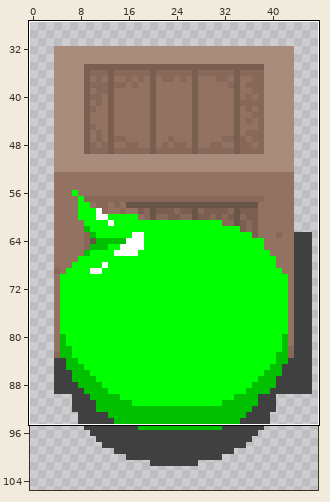
Two states of a sprite sheet, sprites/images/slime_icebox_up_0.png. The picture above shows the old version from afar; the outline marks the close-up.
Close-up. Earlier state:
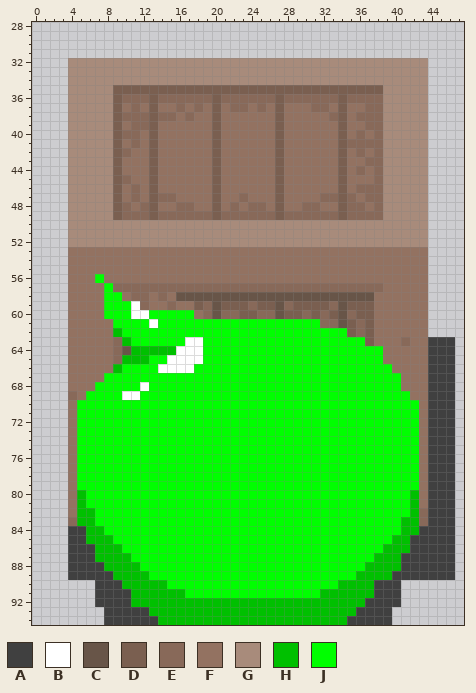
The file is 96x288 pixels, drawn in blocks of 2x2; one block is one cell here. Shown: x 0..47, y 28..94. The wide view leaves out empty margins.
Palette (. is transparent): A #404040  B #ffffff  C #685548  D #7a5f50  E #886959  F #937261  G #a88b7b  H #00c000  J #00ff00
Pixels before (only the part around the change), first column x 0:
28 ................................................
29 ................................................
30 ................................................
31 ................................................
32 ....GGGGGGGGGGGGGGGGGGGGGGGGGGGGGGGGGGGGGGGG....
33 ....GGGGGGGGGGGGGGGGGGGGGGGGGGGGGGGGGGGGGGGG....
34 ....GGGGGGGGGGGGGGGGGGGGGGGGGGGGGGGGGGGGGGGG....
35 ....GGGGGDDDDDDDDDDDDDDDDDDDDDDDDDDDDDDGGGGG....
36 ....GGGGGDEEEDEEEEEEDEEEEEEDEEEEEEDEEEEGGGGG....
37 ....GGGGGDFEFDFFEFEFDFEEFEFDFFFEEFDFFEEGGGGG....
38 ....GGGGGDEEEDEEFEFFDFFFFFFDFFFFFEDFEEEGGGGG....
39 ....GGGGGDFEEDFFFFFFDFFFFFFDFFFFFFDFFEEGGGGG....
40 ....GGGGGDEEFDFFFFFFDFFFFFFDFFFFFFDFEFEGGGGG....
41 ....GGGGGDFEFDFFFFFFDFFFFFFDFFFFFFDEEEEGGGGG....
42 ....GGGGGDEFFDFFFFFFDFFFFFFDFFFFFFDFEFEGGGGG....
43 ....GGGGGDFFFDFFFFFFDFFFFFFDFFFFFFDFFEEGGGGG....
44 ....GGGGGDFFFDFFFFFFDFFFFFFDFFFFFFDFEFEGGGGG....
45 ....GGGGGDEFFDFFFFFFDFFFFFFDFFFFFFDFFFEGGGGG....
46 ....GGGGGDFEFDFFFFFFDFFFFFFDFFFFFFDFEEEGGGGG....
47 ....GGGGGDFEFDEEFFFFDFFEFFFDFFFFEEDEFEEGGGGG....
48 ....GGGGGDEFEDFFEEFFDFEFEEFDFFEEFFDEEFEGGGGG....
49 ....GGGGGDEEEDEEEEEEDEEEEEEDEEEEEEDEEEEGGGGG....
50 ....GGGGGGGGGGGGGGGGGGGGGGGGGGGGGGGGGGGGGGGG....
51 ....GGGGGGGGGGGGGGGGGGGGGGGGGGGGGGGGGGGGGGGG....
52 ....GGGGGGGGGGGGGGGGGGGGGGGGGGGGGGGGGGGGGGGG....
53 ....FFFFFFFFFFFFFFFFFFFFFFFFFFFFFFFFFFFFFFFF....
54 ....FFFFFFFFFFFFFFFFFFFFFFFFFFFFFFFFFFFFFFFF....
55 ....FFFFFFFFFFFFFFFFFFFFFFFFFFFFFFFFFFFFFFFF....
56 ....FFFJFFFFFFFFFFFFFFFFFFFFFFFFFFFFFFFFFFFF....
57 ....FFFFJEEEEEEEEEEEEEEEEEEEEEEEEEEEEEEFFFFF....
58 ....FFFFJJFEEFEFCCCCCCCCCCCCCCCCCCCCCCFFFFFF....
59 ....FFFFJJJBEFFEFFDECDDDEDDCEDDDDECDDDFFFFFF....
60 ....FFFFJJJBBJJJJJFECEEDDEECDDEDEDCEDDFFFFFF....
61 ....FFFFFJJJJBJJJJJJJJJJJJJJJJJJEECDEDFFFFFF....
62 ....FFFFFHJJJJJJJJJJJJJJJJJJJJJJJJJDEDFFFFFF....
63 ....FFFFFEHJJJJJJBBJJJJJJJJJJJJJJJJJJDFFFEFFAAA.
64 ....FFFFFECHHHHHBBBJJJJJJJJJJJJJJJJJJJJFFFFFAAA.
65 ....FFFFFEHHHJJBBBBJJJJJJJJJJJJJJJJJJJJFFFFFAAA.
66 ....FFFFFHJJJJBBBBJJJJJJJJJJJJJJJJJJJJJJFFFFAAA.
67 ....FFFFJJJJJJJJJJJJJJJJJJJJJJJJJJJJJJJJJFFFAAA.
68 ....FFFJJJJJBJJJJJJJJJJJJJJJJJJJJJJJJJJJJFFFAAA.
69 ....EFJJJJBBJJJJJJJJJJJJJJJJJJJJJJJJJJJJJJFFAAA.
70 ....FJJJJJJJJJJJJJJJJJJJJJJJJJJJJJJJJJJJJJJFAAA.
71 ....FJJJJJJJJJJJJJJJJJJJJJJJJJJJJJJJJJJJJJJFAAA.
72 ....FJJJJJJJJJJJJJJJJJJJJJJJJJJJJJJJJJJJJJJFAAA.
73 ....FJJJJJJJJJJJJJJJJJJJJJJJJJJJJJJJJJJJJJJFAAA.
74 ....FJJJJJJJJJJJJJJJJJJJJJJJJJJJJJJJJJJJJJJFAAA.
75 ....FJJJJJJJJJJJJJJJJJJJJJJJJJJJJJJJJJJJJJJFAAA.
76 ....FJJJJJJJJJJJJJJJJJJJJJJJJJJJJJJJJJJJJJJFAAA.
77 ....FJJJJJJJJJJJJJJJJJJJJJJJJJJJJJJJJJJJJJJFAAA.
78 ....FJJJJJJJJJJJJJJJJJJJJJJJJJJJJJJJJJJJJJJFAAA.
79 ....FJJJJJJJJJJJJJJJJJJJJJJJJJJJJJJJJJJJJJJFAAA.
80 ....FHJJJJJJJJJJJJJJJJJJJJJJJJJJJJJJJJJJJJHFAAA.
81 ....FHJJJJJJJJJJJJJJJJJJJJJJJJJJJJJJJJJJJJHFAAA.
82 ....FHHJJJJJJJJJJJJJJJJJJJJJJJJJJJJJJJJJJJHEAAA.
83 ....EHHJJJJJJJJJJJJJJJJJJJJJJJJJJJJJJJJJJHHEAAA.
84 ....AAHHJJJJJJJJJJJJJJJJJJJJJJJJJJJJJJJJJHHAAAA.
85 ....AAHHHJJJJJJJJJJJJJJJJJJJJJJJJJJJJJJJHHAAAAA.
86 ....AAAHHHJJJJJJJJJJJJJJJJJJJJJJJJJJJJJHHHAAAAA.
87 ....AAAHHHHJJJJJJJJJJJJJJJJJJJJJJJJJJJHHHAAAAAA.
88 ....AAAAHHHHJJJJJJJJJJJJJJJJJJJJJJJJJHHHHAAAAAA.
89 ....AAAAAHHHHJJJJJJJJJJJJJJJJJJJJJJJHHHHAAAAAAA.
90 .......AAAHHHHHJJJJJJJJJJJJJJJJJJJHHHHAAA.......
91 .......AAAAHHHHHHJJJJJJJJJJJJJJJHHHHHHAAA.......
92 .......AAAAHHHHHHHHHHHHHHHHHHHHHHHHHHAAAA.......
93 ........AAAAAHHHHHHHHHHHHHHHHHHHHHHHAAAA........
And afterwards:
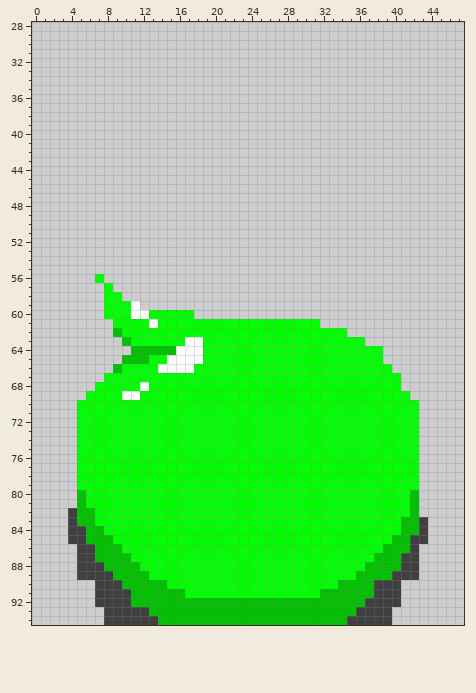
The edit:
Colour E becomes colour A in row 83 at x 4 and 43.
Colour F becomes colour A in row 82 at x 4.
Colour A is removed in rows 63 to 85 at x 44 to 46; in rows 86 to 89 at x 4 and 43 to 46.
Colour C is removed in row 58 at x 16 to 37; in rows 59 to 60 at x 20, 27 and 34; in row 61 at x 34; in row 64 at x 10.
Colour D is removed in row 35 at x 9 to 38; in rows 36 to 49 at x 9, 13, 20, 27 and 34; in row 59 at x 18, 21 to 23, 25 to 26, 29 to 32 and 35 to 37; in row 60 at x 23 to 24, 28 to 29, 31, 33 and 36 to 37; in rows 61 to 62 at x 35 and 37; in row 63 at x 37.
Colour E is removed in row 36 at x 10 to 12, 14 to 19, 21 to 26, 28 to 33 and 35 to 38; in row 37 at x 11, 16, 18, 22 to 23, 25, 31 to 32 and 37 to 38; in row 38 at x 10 to 12, 14 to 15, 17, 33 and 36 to 38; in row 39 at x 11 to 12 and 37 to 38; in row 40 at x 10 to 11, 36 and 38; in row 41 at x 11 and 35 to 38.
Colour E is removed in row 42 at x 10, 36 and 38; in row 43 at x 37 to 38; in row 44 at x 36 and 38; in row 45 at x 10 and 38; in row 46 at x 11 and 36 to 38; in row 47 at x 11, 14 to 15, 23, 32 to 33, 35 and 37 to 38.
Colour E is removed in row 48 at x 10, 12, 16 to 17, 22, 24 to 25, 30 to 31, 35 to 36 and 38; in row 49 at x 10 to 12, 14 to 19, 21 to 26, 28 to 33 and 35 to 38; in row 57 at x 9 to 38; in row 58 at x 11 to 12 and 14; in row 59 at x 12, 15, 19, 24, 28 and 33; in row 60 at x 19, 21 to 22, 25 to 26, 30, 32 and 35.
Colour E is removed in row 61 at x 32 to 33 and 36; in row 62 at x 36; in row 63 at x 9 and 41; in rows 64 to 65 at x 9; in row 69 at x 4; in row 82 at x 43.
Colour F is removed in row 37 at x 10, 12, 14 to 15, 17, 19, 21, 24, 26, 28 to 30, 33 and 35 to 36; in row 38 at x 16, 18 to 19, 21 to 26, 28 to 32 and 35; in row 39 at x 10, 14 to 19, 21 to 26, 28 to 33 and 35 to 36; in row 40 at x 12, 14 to 19, 21 to 26, 28 to 33, 35 and 37; in row 41 at x 10, 12, 14 to 19, 21 to 26 and 28 to 33; in row 42 at x 11 to 12, 14 to 19, 21 to 26, 28 to 33, 35 and 37.
Colour F is removed in row 43 at x 10 to 12, 14 to 19, 21 to 26, 28 to 33 and 35 to 36; in row 44 at x 10 to 12, 14 to 19, 21 to 26, 28 to 33, 35 and 37; in row 45 at x 11 to 12, 14 to 19, 21 to 26, 28 to 33 and 35 to 37; in row 46 at x 10, 12, 14 to 19, 21 to 26, 28 to 33 and 35; in row 47 at x 10, 12, 16 to 19, 21 to 22, 24 to 26, 28 to 31 and 36; in row 48 at x 11, 14 to 15, 18 to 19, 21, 23, 26, 28 to 29, 32 to 33 and 37.
Colour F is removed in rows 53 to 55 at x 4 to 43; in row 56 at x 4 to 6 and 8 to 43; in row 57 at x 4 to 7 and 39 to 43; in row 58 at x 4 to 7, 10, 13, 15 and 38 to 43; in row 59 at x 4 to 7, 13 to 14, 16 to 17 and 38 to 43; in row 60 at x 4 to 7, 18 and 38 to 43.
Colour F is removed in rows 61 to 62 at x 4 to 8 and 38 to 43; in row 63 at x 4 to 8, 38 to 40 and 42 to 43; in rows 64 to 65 at x 4 to 8 and 39 to 43; in row 66 at x 4 to 8 and 40 to 43; in row 67 at x 4 to 7 and 41 to 43; in row 68 at x 4 to 6 and 41 to 43.
Colour F is removed in row 69 at x 5 and 42 to 43; in rows 70 to 81 at x 4 and 43.
Colour G is removed in rows 32 to 34 at x 4 to 43; in rows 35 to 49 at x 4 to 8 and 39 to 43; in rows 50 to 52 at x 4 to 43.
Changed places in both close-ups, as pixel boxes (x1, y1, x2, y2):
changed: (68, 58, 455, 580)
